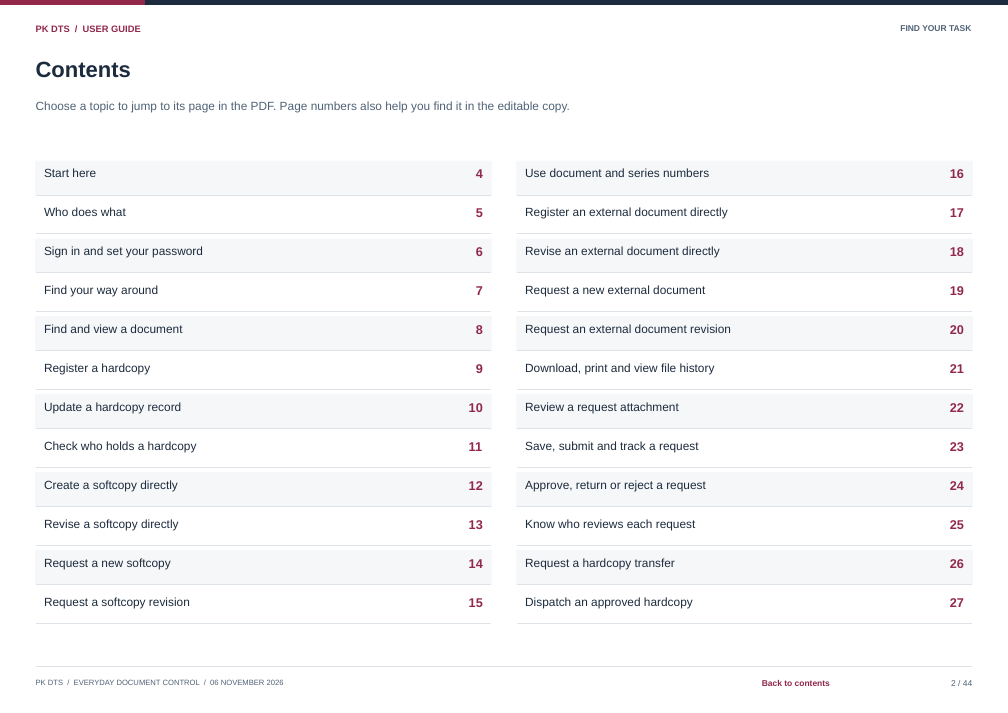
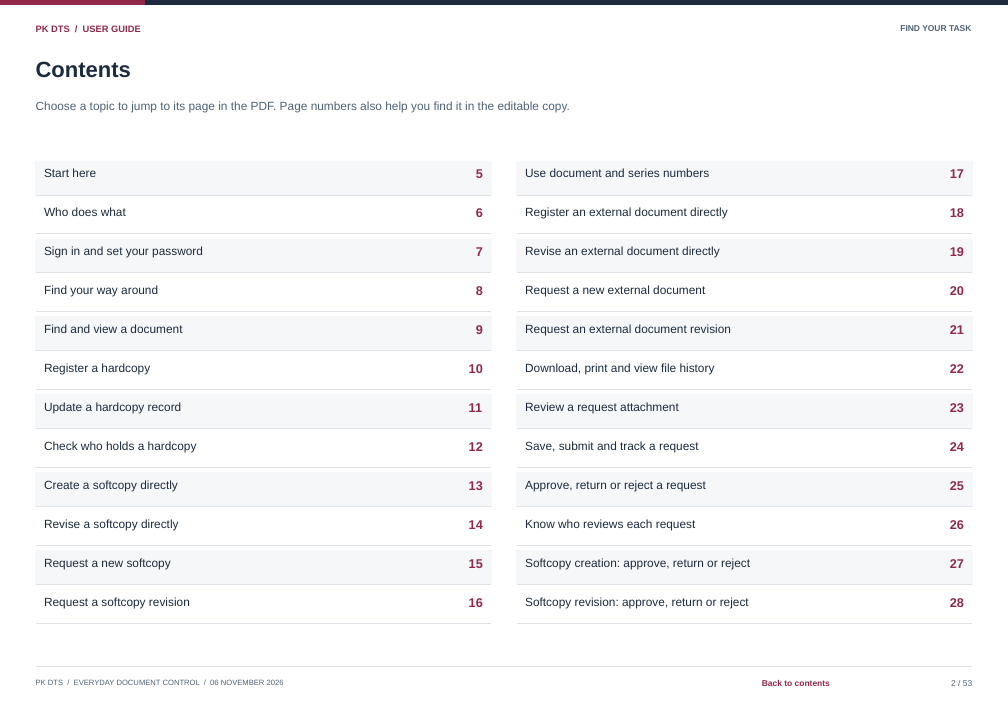
Before and after one commit to curib123/pk_document_tracking_system, a slide deck: slide 2 of docs/system-documentation/PK_DTS_User_Guide.pptx. Drawn at 1008x713 pixels with LibreOffice and Linux fonts; fonts in the diff are those of the drawing. Boxes give left, top, right and bottom in pixels: in the first picture for what was removed or moved away, otherwise in the second. Text is boxed around its words. In the diff, an @@ line names an element or a change of style, - is before the commit and + after.

```diff
--- a/docs/system-documentation/PK_DTS_User_Guide.pptx
+++ b/docs/system-documentation/PK_DTS_User_Guide.pptx
@@ text removed at [476,169,483,178] @@
-4
@@ 21 texts: place and size @@
-21 texts at [469,208,964,607]
+21 texts at [469,169,964,568]
@@ text at [525,558,750,570]: text changed @@
-Request a hardcopy transfer
+Softcopy creation: approve, return or reject
@@ text "16": place and size @@
-text "16" at [950,169,964,178]
+text "16" at [469,598,483,607]
@@ text at [525,597,749,609]: text changed @@
-Dispatch an approved hardcopy
+Softcopy revision: approve, return or reject
@@ text added at [950,598,964,607], 15 pt, text #92284A, bold @@
+28
```
Also in this commit, not shown: 43 other slides changed, 9 slides added, 1 other file.
